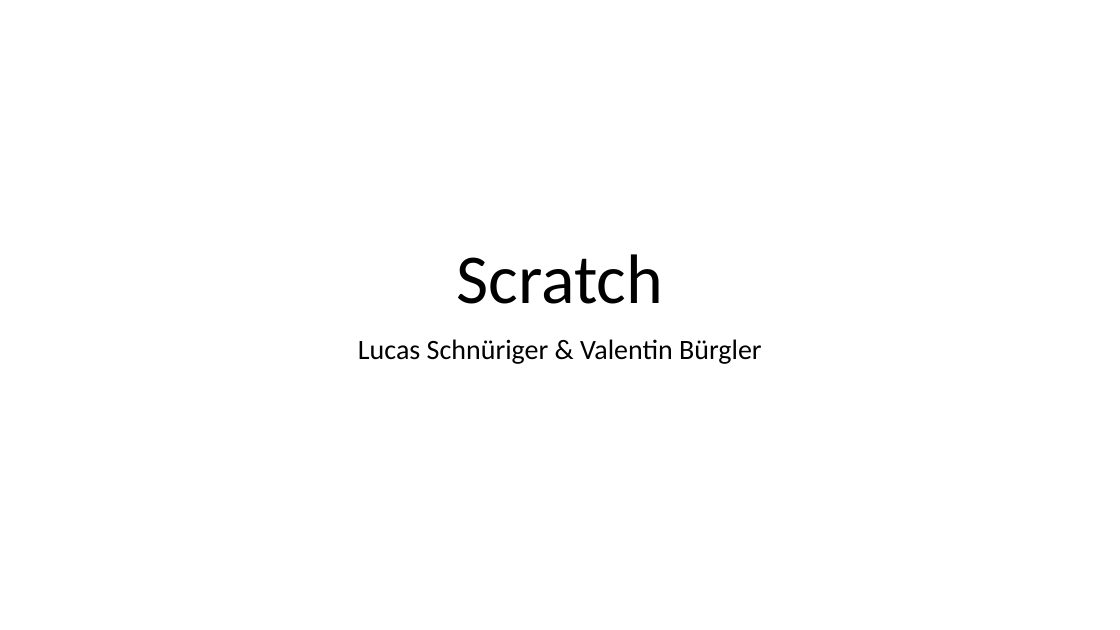
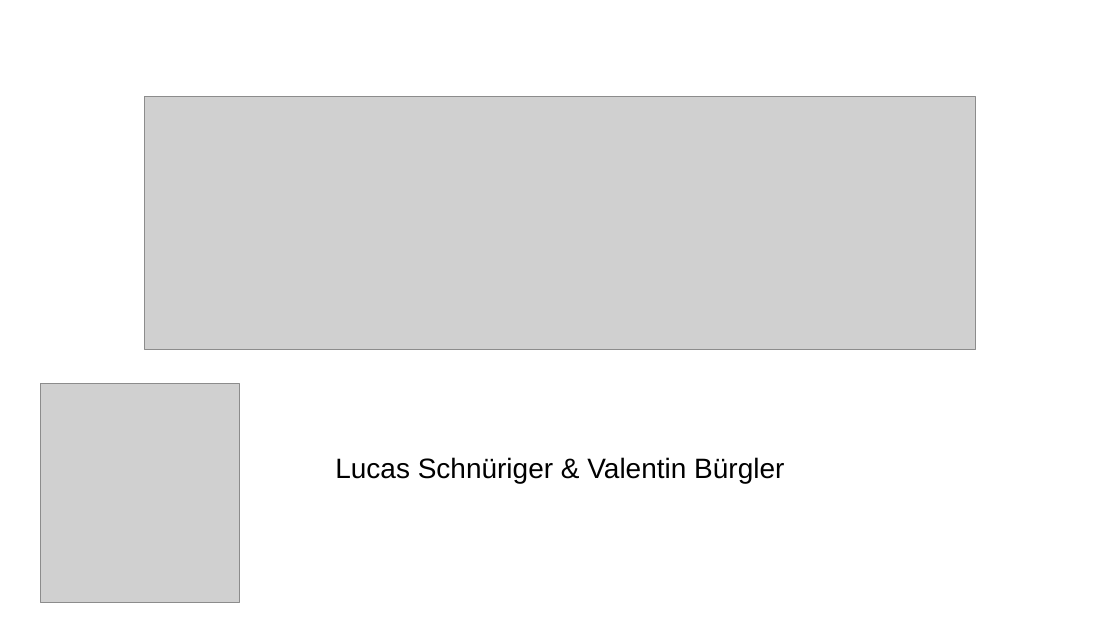
Before and after one commit to UncleBench/PCP-Projekt, a slide deck: slide 1 of Praesentation.pptx. Drawn at 1120x630 pixels with LibreOffice and Linux fonts; fonts in the diff are those of the drawing; grey boxes stand for pictures. Boxes give left, top, right and bottom in pixels: in the first picture for what was removed or moved away, otherwise in the second. Text is boxed around its words. In the diff, an @@ line names an element or a change of style, - is before the commit and + after.

```diff
--- a/Praesentation.pptx
+++ b/Praesentation.pptx
@@ picture added at <box>145,97,975,350</box> @@
@@ title removed at <box>457,254,663,304</box> @@
-Scratch
@@ picture added at <box>41,383,239,602</box> @@
@@ subtitle "Lucas Schnüriger & Valentin Bürgler": place and size @@
-subtitle "Lucas Schnüriger & Valentin Bürgler" at <box>358,339,762,364</box>
+subtitle "Lucas Schnüriger & Valentin Bürgler" at <box>335,457,784,483</box>
@@ subtitle "Lucas Schnüriger & Valentin Bürgler" at <box>335,457,784,483</box>: font Calibri to Arial @@
```
Also in this commit, not shown: 2 other slides changed, 5 slides added, 5 slides removed.
